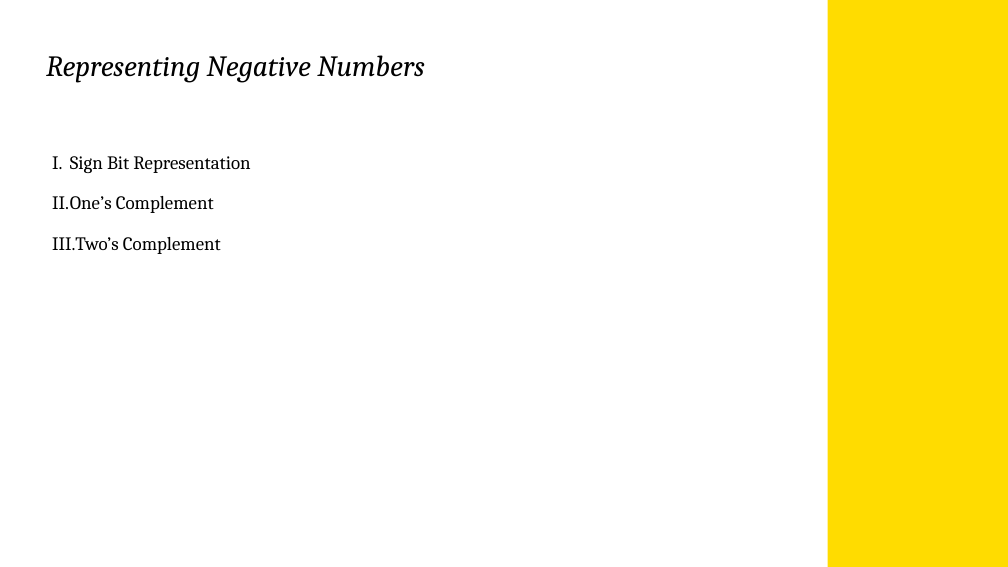
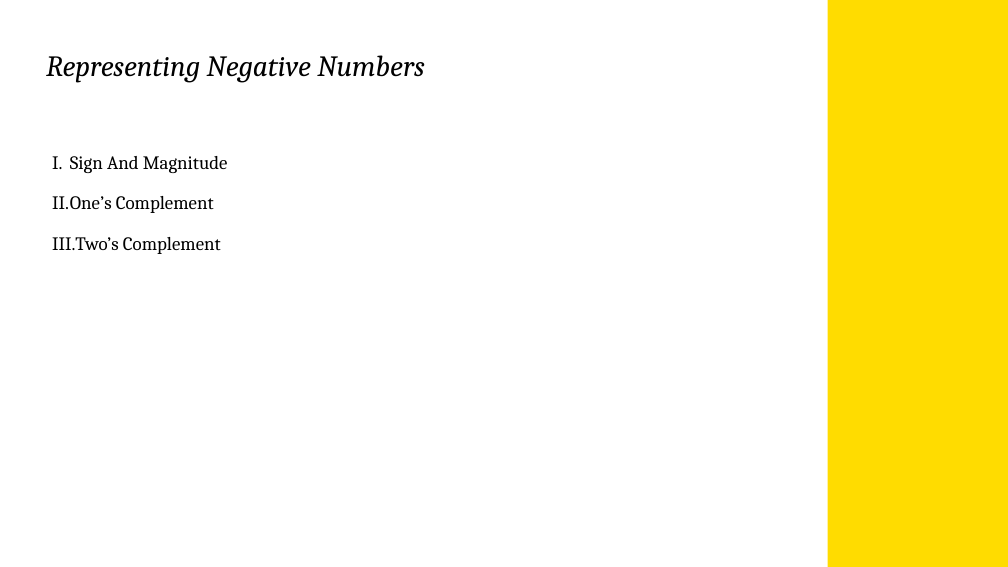
Before and after one commit to krudbox/1521, a slide deck: slide 3 of Week7/COMP1521W7.odp. Drawn at 1008x567 pixels with LibreOffice and Linux fonts; fonts in the diff are those of the drawing; background and template pictures are left out. Boxes give left, top, right and bottom in pixels: in the first picture for what was removed or moved away, otherwise in the second. Text is boxed around its words. In the diff, an @@ line names an element or a change of style, - is before the commit and + after.

```diff
--- a/Week7/COMP1521W7.odp
+++ b/Week7/COMP1521W7.odp
@@ text at (70,156,228,173): text changed @@
-I. Sign Bit Representation
+I. Sign And Magnitude
```
Also in this commit, not shown: 4 other slides changed.
